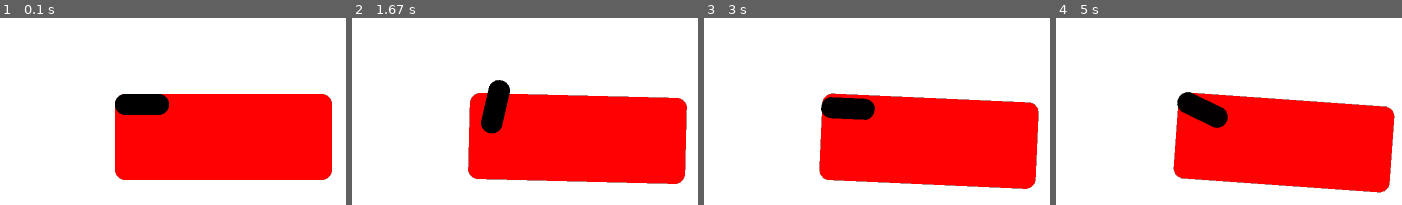
Above: before the commit, frames 1-4 (left to right).
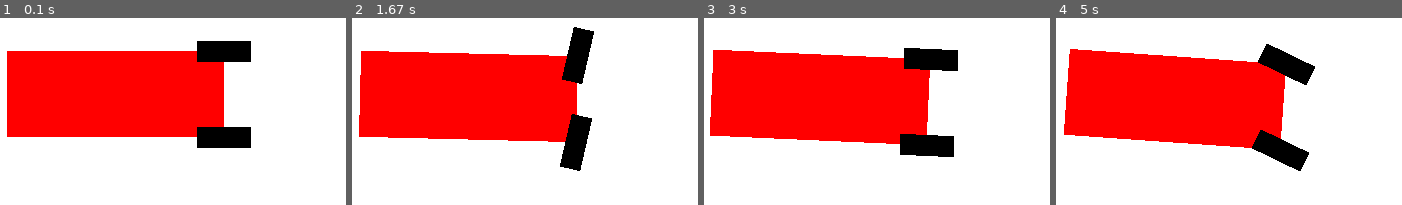
Above: after the commit, the same moments.

Repository: calumroy/vehicle_sim_pygame
Game: pygame game, started from vehicle_sim.py
Same seed, same stepped clock (60 frames per second), same inputs: the game is played once before the commit and once after it.
Inputs:
- Up to frame 1 (0.1 s): no input
- Up to frame 2 (1.67 s): hold Right 0.33-0.8 s; hold Up 0.83-1.13 s; hold Right 1.17-1.63 s
- Up to frame 3 (3 s): hold Left 1.67-2.2 s; hold Down 2.23-2.53 s; hold Left 2.57-2.97 s
- Up to frame 4 (5 s): hold Up 3-3.37 s; hold Right 3.4-4.03 s; hold Down 4.07-4.43 s; hold Left 4.47-4.93 s; hold Right from 4.97 s (still down)

The runs differ from the first frame. In frame 1, 47% of the frame differs, in the area x 2-96%, y 12-87%; in frame 2, 45%; in frame 3, 46%; in frame 4, 45%.

Commit message:
Fxed wheel lacement

Diff:
--- a/vehicle_sim.py
+++ b/vehicle_sim.py
@@ -85,6 +85,36 @@
     global point
     car.state = car.simTimeStep(car.state, car.control_input, update_sim_period)
     done = False
+
+def blitRotate(surface, rect_color, pos, rotation_angle):
+    """
+    - surface: the pygame sureface to draw on.
+    - rect_color: The color to color the rectangle
+    - pos: stores the rectangle (x,y,length,width)
+    - rotation_angle: in degree
+    """
+    # define a surface (RECTANGLE)
+    image_orig = pygame.Surface((pos[2] , pos[3] ))
+    # for making transparent background while rotating an image
+    image_orig.set_colorkey(WHITE)
+    # fill the rectangle / surface with green color
+    image_orig.fill(rect_color)
+    # creating a copy of orignal image for smooth rotation
+    image = image_orig.copy()
+    image.set_colorkey(WHITE)
+    # define rect for placing the rectangle at the desired position
+    rect = image.get_rect()
+    rect.center = (pos[0]  , pos[1] )
+
+    # making a copy of the old center of the rectangle
+    old_center = rect.center
+    # rotating the orignal image
+    new_image = pygame.transform.rotate(image_orig , rotation_angle)
+    rect = new_image.get_rect()
+    # set the rotated rectangle to the old center
+    rect.center = old_center
+    # drawing the rotated rectangle to the screen
+    surface.blit(new_image , rect)
 
 def rectRotated( surface, color, pos, fill, border_radius, rotation_angle, rotation_offset_center = (0,0), nAntialiasingRatio = 1 ):
     """
@@ -166,6 +196,7 @@
                 car_to_pixel_offset_x = -car.state["x"] * pixel_to_meters_scale + float(display_size[0]/2.0)
                 car_to_pixel_offset_y = car.state["y"] * pixel_to_meters_scale + float(display_size[1]/2.0)
 
+    # Auto recenter the vehicle in the game view.
     # Negate the y positions since pygame uses downwards as positive y direction.
     # Add a car to pixel offset (this centers the car when zooming in or out of the display).
     rect_x = car.state["x"] * pixel_to_meters_scale + car_to_pixel_offset_x
@@ -217,12 +248,32 @@
     rect_w = car.params["car_w"] * pixel_to_meters_scale
     rect_state = (rect_x, rect_y,
                   rect_l, rect_w)
+    print("rect state = ", rect_state)
     angle_offset = (0.0, 0.0)
-    rectRotated( screen, RED, rect_state, fill_vehicle_box, border_radius, rotation_angle, angle_offset, n_anti_aliasing_ratio)
-    # Draw the Car wheels with steering angle
-    wheel_state = (rect_x, rect_y, rect_l / 4.0, rect_w / 4.0)
-    wheel_angle = rotation_angle + car.control_input["delta"] * 180.0 / math.pi  # Convert from radians to degrees.
-    rectRotated( screen, BLACK, wheel_state, fill_vehicle_box, border_radius, wheel_angle, angle_offset, n_anti_aliasing_ratio)
+    #rectRotated( screen, RED, rect_state, fill_vehicle_box, border_radius, rotation_angle, angle_offset, n_anti_aliasing_ratio)
+    blitRotate(screen, RED, rect_state, rotation_angle)
+
+    # Draw the Car wheels with steering angle. {lace at x and y positions around the car.
+    # Remember the rectangles are draw with the position being the center of the rectangle.
+    half_width_x_offset = rect_w/2.0 * math.cos(math.pi/2.0 - car.state["phi"])
+    half_width_y_offset = rect_w/2.0 * math.sin(math.pi/2.0 - car.state["phi"])
+    half_length_x_offset = rect_l/2.0 * math.cos(- car.state["phi"])
+    half_length_y_offset = rect_l/2.0 * math.sin(- car.state["phi"])
+
+    wheel_front_right_xy = (rect_x + half_width_x_offset + half_length_x_offset , rect_y + half_width_y_offset + half_length_y_offset)
+    wheel_front_right_state = (wheel_front_right_xy[0], wheel_front_right_xy[1], rect_l / 4.0, rect_w / 4.0)
+    wheel_front_right_angle = rotation_angle + car.control_input["delta"] * 180.0 / math.pi  # Convert from radians to degrees.
+
+    wheel_front_left_xy = (rect_x - half_width_x_offset + half_length_x_offset, rect_y - half_width_y_offset + half_length_y_offset)
+    wheel_front_left_state = (wheel_front_left_xy[0], wheel_front_left_xy[1], rect_l / 4.0, rect_w / 4.0)
+    wheel_front_left_angle = rotation_angle + car.control_input["delta"] * 180.0 / math.pi  # Convert from radians to degrees.
+
+    wheel_angle_offset = (0.0 , 0.0)
+
+    #rectRotated( screen, BLACK, wheel_front_left_state, fill_vehicle_box, border_radius, wheel_front_left_angle, wheel_angle_offset, n_anti_aliasing_ratio)
+    #rectRotated( screen, BLACK, wheel_front_right_state, fill_vehicle_box, border_radius, wheel_front_right_angle, wheel_angle_offset, n_anti_aliasing_ratio)
+    blitRotate(screen, BLACK, wheel_front_left_state, wheel_front_left_angle)
+    blitRotate(screen, BLACK, wheel_front_right_state, wheel_front_right_angle)
 
     # --- Go ahead and update the screen with what we've drawn.
     pygame.display.flip()
